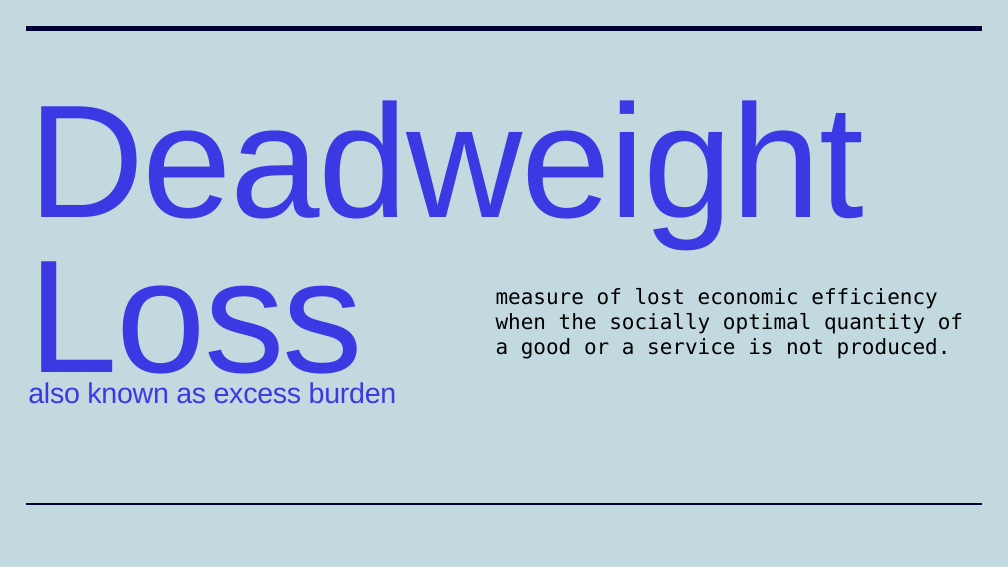
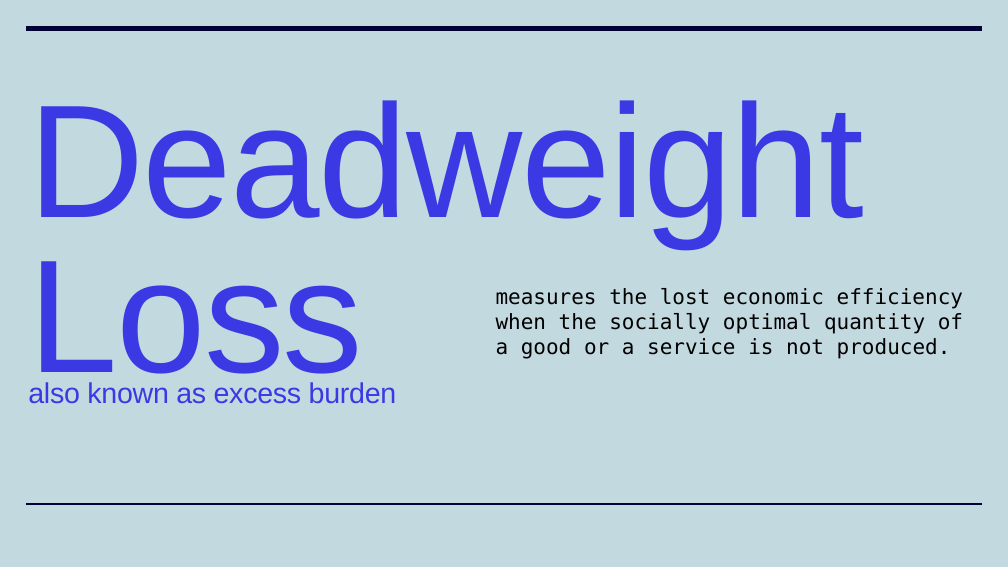
Before and after one commit to kuttaineh/unititle, a slide deck: slide 5 of TRANSITION.ppsx. Drawn at 1008x567 pixels with LibreOffice and Linux fonts; fonts in the diff are those of the drawing. Boxes give left, top, right and bottom in pixels: in the first picture for what was removed or moved away, otherwise in the second. Text is boxed around its words. In the diff, an @@ line names an element or a change of style, - is before the commit and + after.

```diff
--- a/TRANSITION.ppsx
+++ b/TRANSITION.ppsx
@@ text at bbox=[496, 288, 963, 309]: text changed @@
-measure of lost economic efficiency
+measures the lost economic efficiency
```
Also in this commit, not shown: 4 other slides changed.
